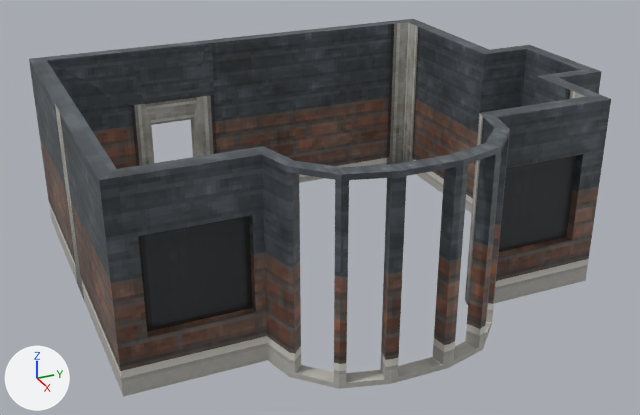
The glTF model escape_room/assets/map.glb as it was, and as the next commit left it.
The view is the same before and after, from a 50 mm camera at (4.71, -2.28, 2.62) aimed at (0.25, -0.28, 0.39). Lighting does not change. The marker at lower left points along +X, +Y and +Z.
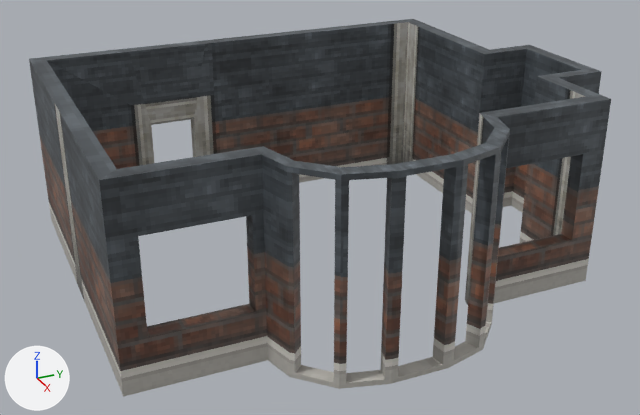
Changed parts and their boxes [x1, y1, x2, y2] in the pictures (640 x 415 px):
'Plane.001', deleted (black): before [138, 155, 577, 332]

Edits to the bpy script that builds the scene:
```text
Remove ob_plane_001:
    ob_plane_001 = bpy.data.objects.new('Plane.001', me_plane_001)
    ob_plane_001.location = (0.057, -0.273, 0.575)
```
